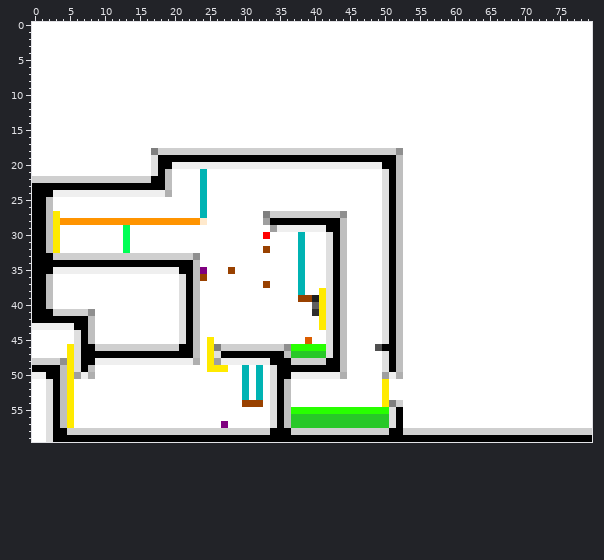
Sprite sheet, stored at source/level_data/layouts/level8/layer2.png. Above, as it was before the edit.
The file is 80x60 pixels.
After:
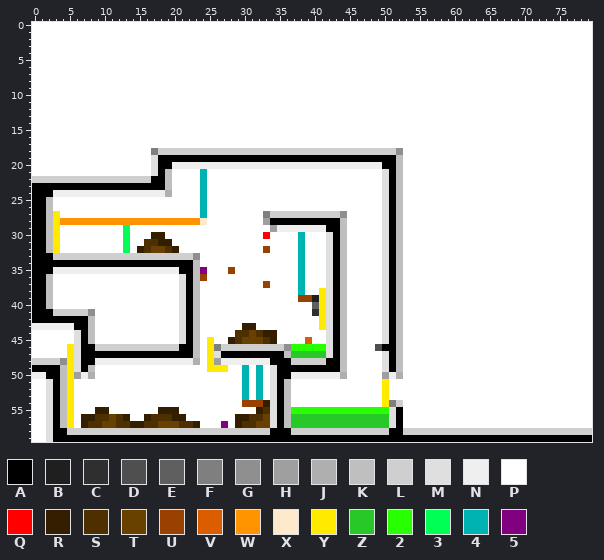
Palette (. is transparent): A #000000  B #1f1f1f  C #2f2f2f  D #4f4f4f  E #5f5f5f  F #7f7f7f  G #8f8f8f  H #9f9f9f  J #afafaf  K #bfbfbf  L #cfcfcf  M #dfdfdf  N #efefef  P #ffffff  Q #ff0000  R #331f00  S #4d2f00  T #684000  U #994100  V #db5d00  W #ff9400  X #ffe9cc  Y #ffea00  Z #28c828  2 #28ff00  3 #00ff55  4 #00b3b3  5 #800080
The edit:
Colour R replaces colour P in row 30 at x 17 to 18; in row 31 at x 18 to 19; in row 32 at x 15 and 20; in row 43 at x 30 to 31; in row 44 at x 33 to 34; in row 45 at x 28 and 34.
Colour R replaces colour P in row 54 at x 33; in row 55 at x 9 to 10, 18 to 20 and 32; in row 56 at x 7 to 8, 13, 16, 20 to 21 and 29 to 30; in row 57 at x 7, 14 to 15, 23 and 29.
Colour S replaces colour P in row 31 at x 16 to 17; in row 32 at x 16 and 19; in row 44 at x 29 to 30 and 32; in row 45 at x 29 and 33; in row 55 at x 33; in row 56 at x 9 to 10, 12, 17 to 19 and 31 to 32.
Colour S replaces colour P in row 57 at x 8 to 9, 12 to 13, 16 to 17, 21 to 22 and 30 to 31.
Colour T replaces colour P in row 32 at x 17 to 18; in row 44 at x 31; in row 45 at x 30 to 32; in row 56 at x 11 and 33; in row 57 at x 10 to 11, 18 to 20 and 32 to 33.
